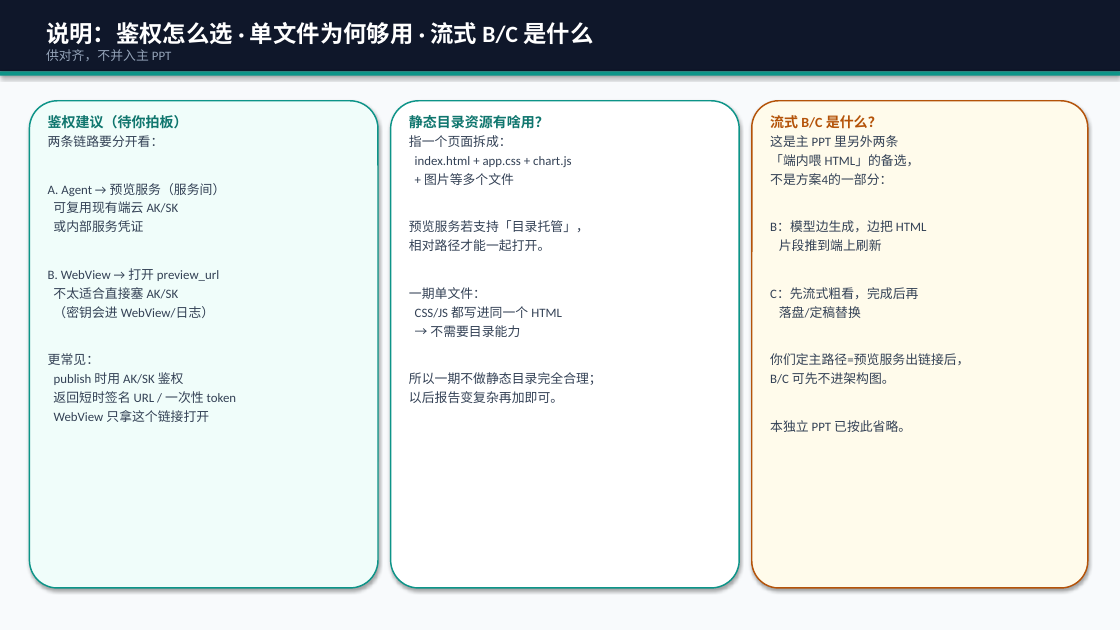
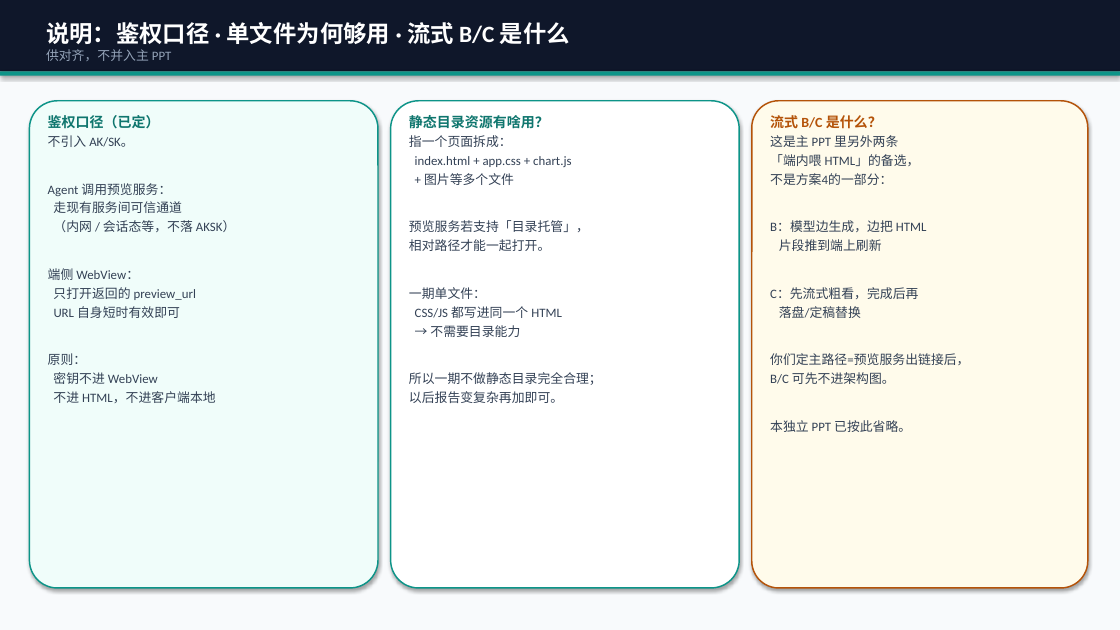
Before and after one commit to Lizzy67/leetcode, a slide deck: slide 4 of docs/agent_html_arch_views.pptx. Drawn at 1120x630 pixels with LibreOffice and Linux fonts; fonts in the diff are those of the drawing. Boxes give left, top, right and bottom in pixels: in the first picture for what was removed or moved away, otherwise in the second. Text is boxed around its words. In the diff, an @@ line names an element or a change of style, - is before the commit and + after.

```diff
--- a/docs/agent_html_arch_views.pptx
+++ b/docs/agent_html_arch_views.pptx
@@ text at (46, 22, 570, 44): text changed @@
-说明：鉴权怎么选 · 单文件为何够用 · 流式 B/C 是什么
+说明：鉴权口径 · 单文件为何够用 · 流式 B/C 是什么
@@ text at (48, 115, 235, 403): text changed @@
-鉴权建议（待你拍板）
-两条链路要分开看：
-A. Agent → 预览服务（服务间）
-可复用现有端云 AK/SK
-或内部服务凭证
-B. WebView → 打开 preview_url
-不太适合直接塞 AK/SK
-（密钥会进 WebView/日志）
-更常见：
-publish 时用 AK/SK 鉴权
-返回短时签名 URL / 一次性 token
-WebView 只拿这个链接打开
+鉴权口径（已定）
+不引入 AK/SK。
+Agent 调用预览服务：
+走现有服务间可信通道
+（内网 / 会话态等，不落 AKSK）
+端侧 WebView：
+只打开返回的 preview_url
+URL 自身短时有效即可
+原则：
+密钥不进 WebView
+不进 HTML，不进客户端本地
```
Also in this commit, not shown: 3 other slides changed, 2 other files.
